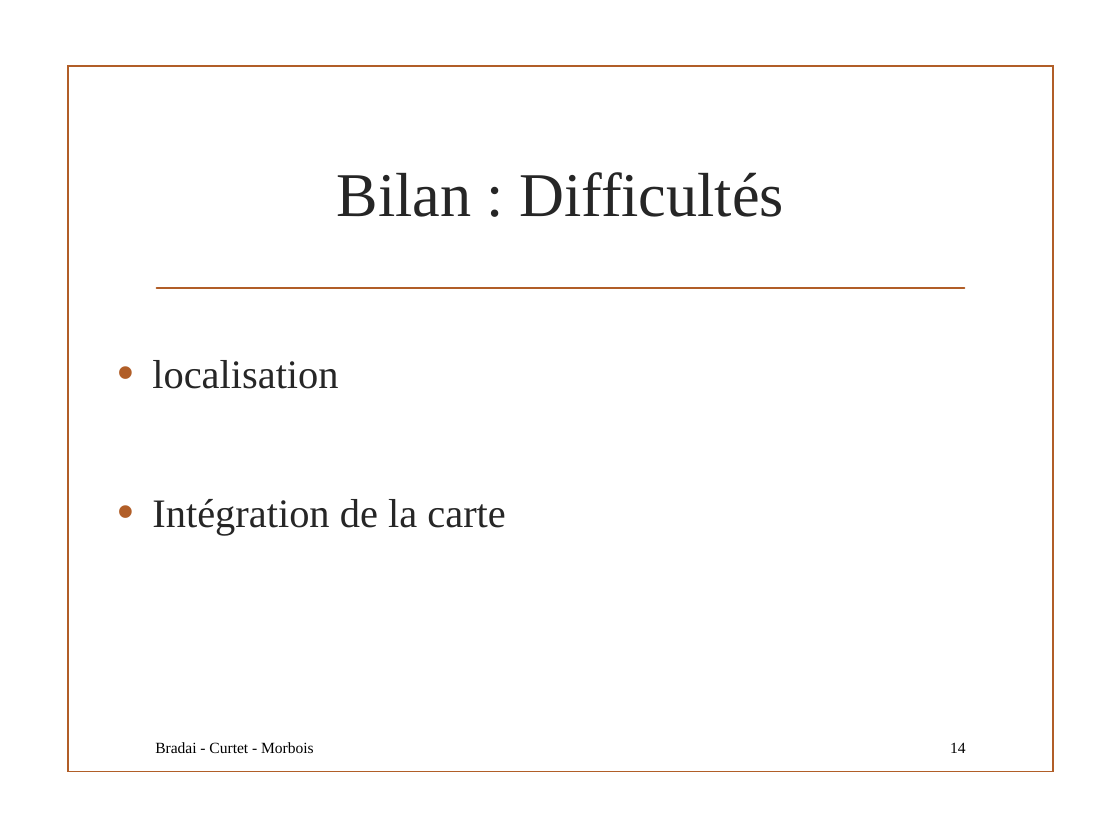
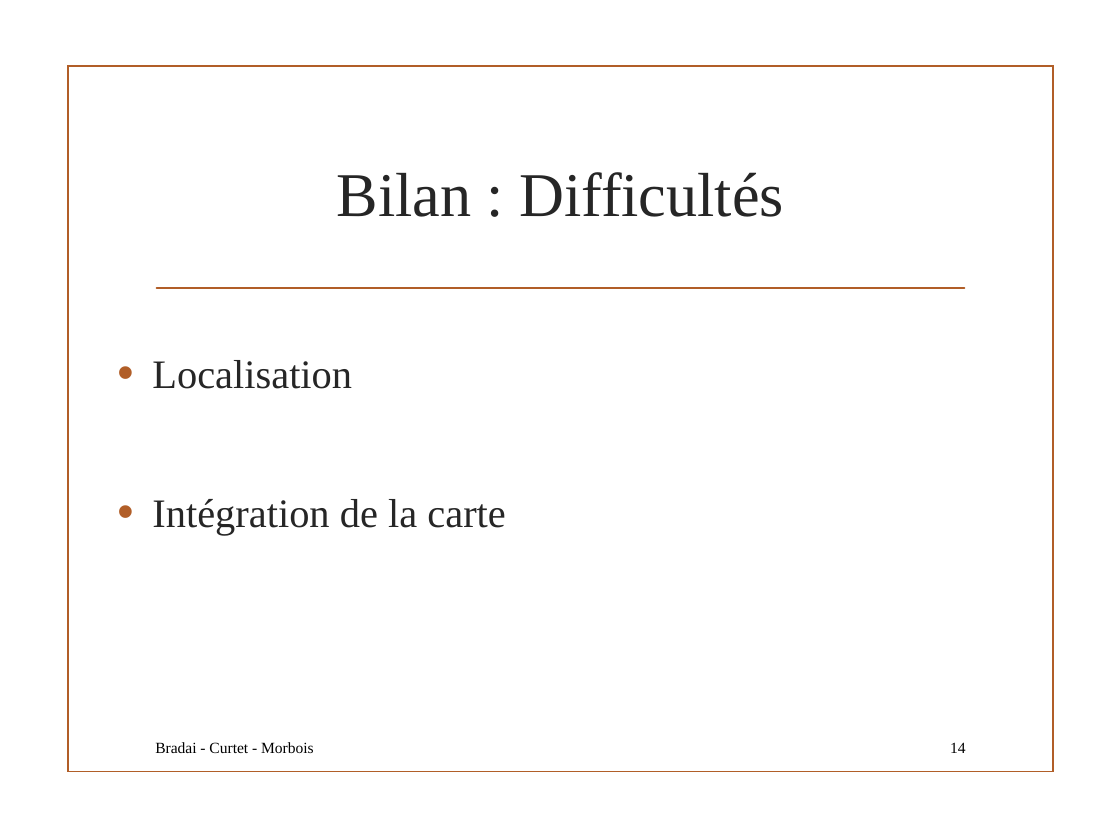
Before and after one commit to haithambradai/archi-velo, a slide deck: slide 14 of Projet ArchiWeb.pptx. Drawn at 1120x840 pixels with LibreOffice and Linux fonts; fonts in the diff are those of the drawing; background and template pictures are left out. Boxes give left, top, right and bottom in pixels: in the first picture for what was removed or moved away, otherwise in the second. Text is boxed around its words. In the diff, an @@ line names an element or a change of style, - is before the commit and + after.

```diff
--- a/Projet ArchiWeb.pptx
+++ b/Projet ArchiWeb.pptx
@@ text at (x1=152, y1=360, x2=352, y2=389): text changed @@
-• localisation
+• Localisation
```
Also in this commit, not shown: 3 other slides changed.
